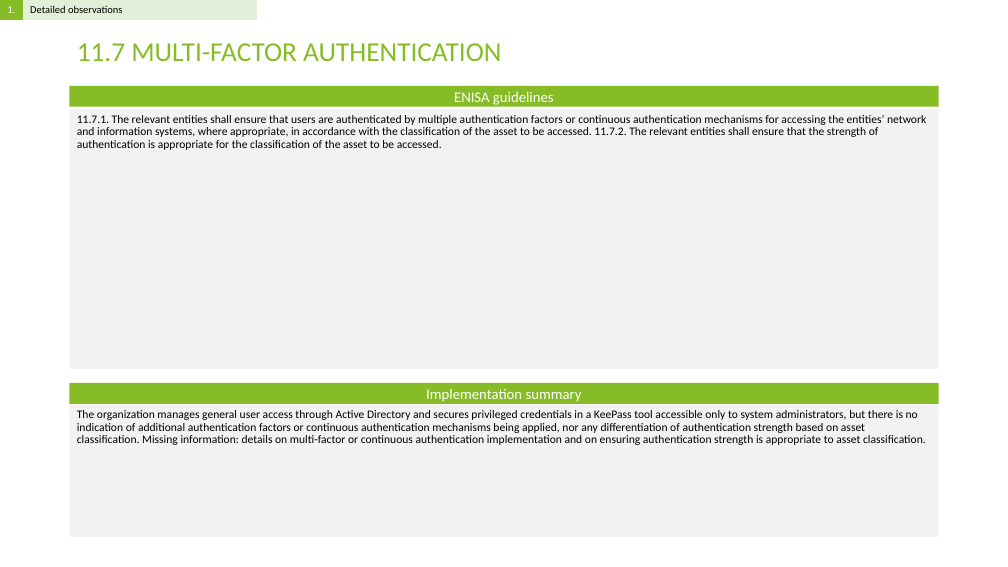
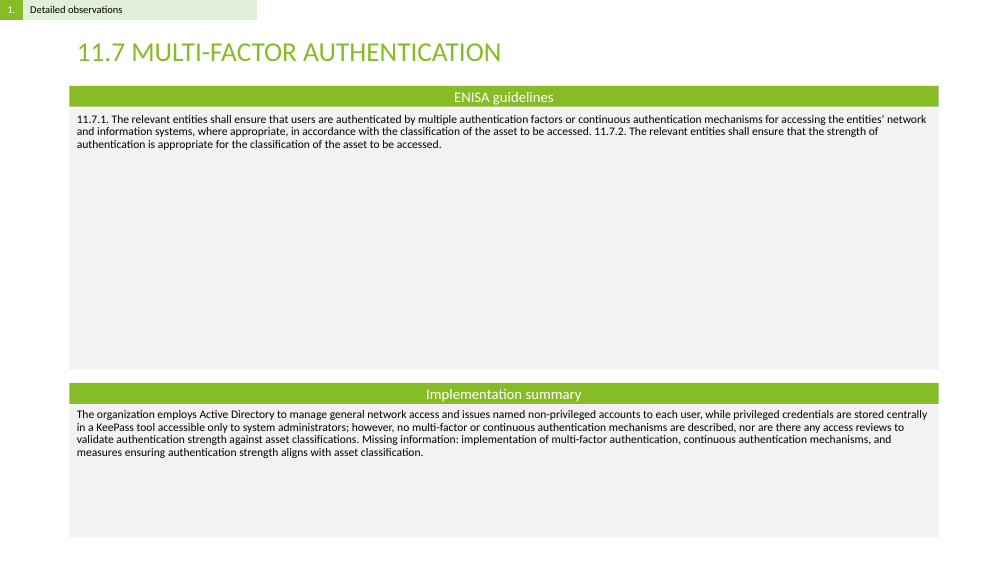
Before and after one commit to Rokas01/tprm, a slide deck: slide 14 of filename.pptx. Drawn at 1008x567 pixels with LibreOffice and Linux fonts; fonts in the diff are those of the drawing. Boxes give left, top, right and bottom in pixels: in the first picture for what was removed or moved away, otherwise in the second. Text is boxed around its words. In the diff, an @@ line names an element or a change of style, - is before the commit and + after.

```diff
--- a/filename.pptx
+++ b/filename.pptx
@@ text at (77,410,927,458): text changed @@
-The organization manages general user access through Active Directory and secures privileged credentials in a KeePass tool accessible only to system administrators, but there is no indication of additional authentication factors or continuous authentication mechanisms being applied, nor any differentiation of authentication strength based on asset classification. Missing information: details on multi-factor or continuous authentication implementation and on ensuring authentication strength is appropriate to asset classification.
+The organization employs Active Directory to manage general network access and issues named non-privileged accounts to each user, while privileged credentials are stored centrally in a KeePass tool accessible only to system administrators; however, no multi-factor or continuous authentication mechanisms are described, nor are there any access reviews to validate authentication strength against asset classifications. Missing information: implementation of multi-factor authentication, continuous authentication mechanisms, and measures ensuring authentication strength aligns with asset classification.
```
Also in this commit, not shown: 13 other slides changed, 1 other file.
